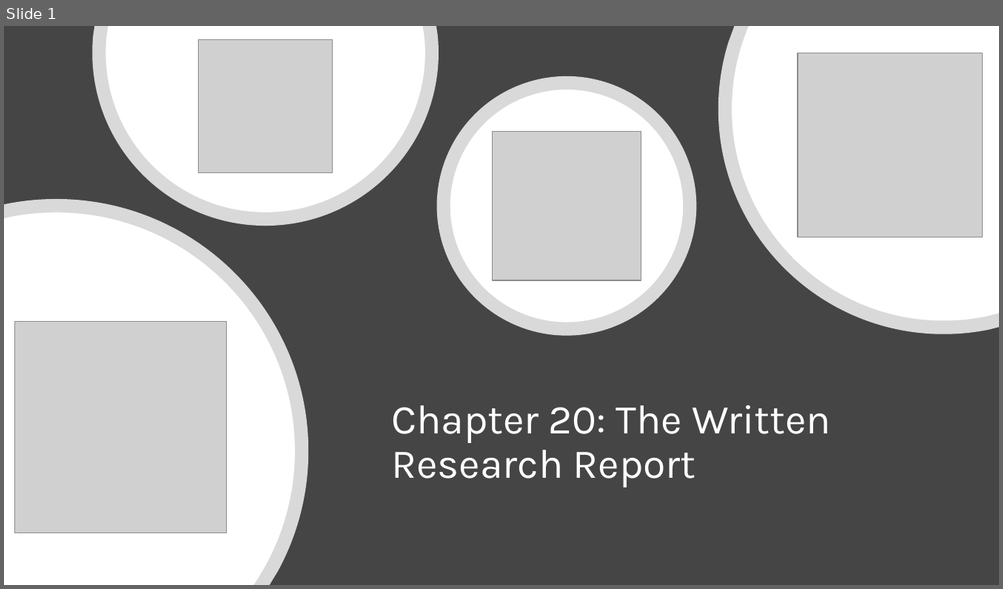
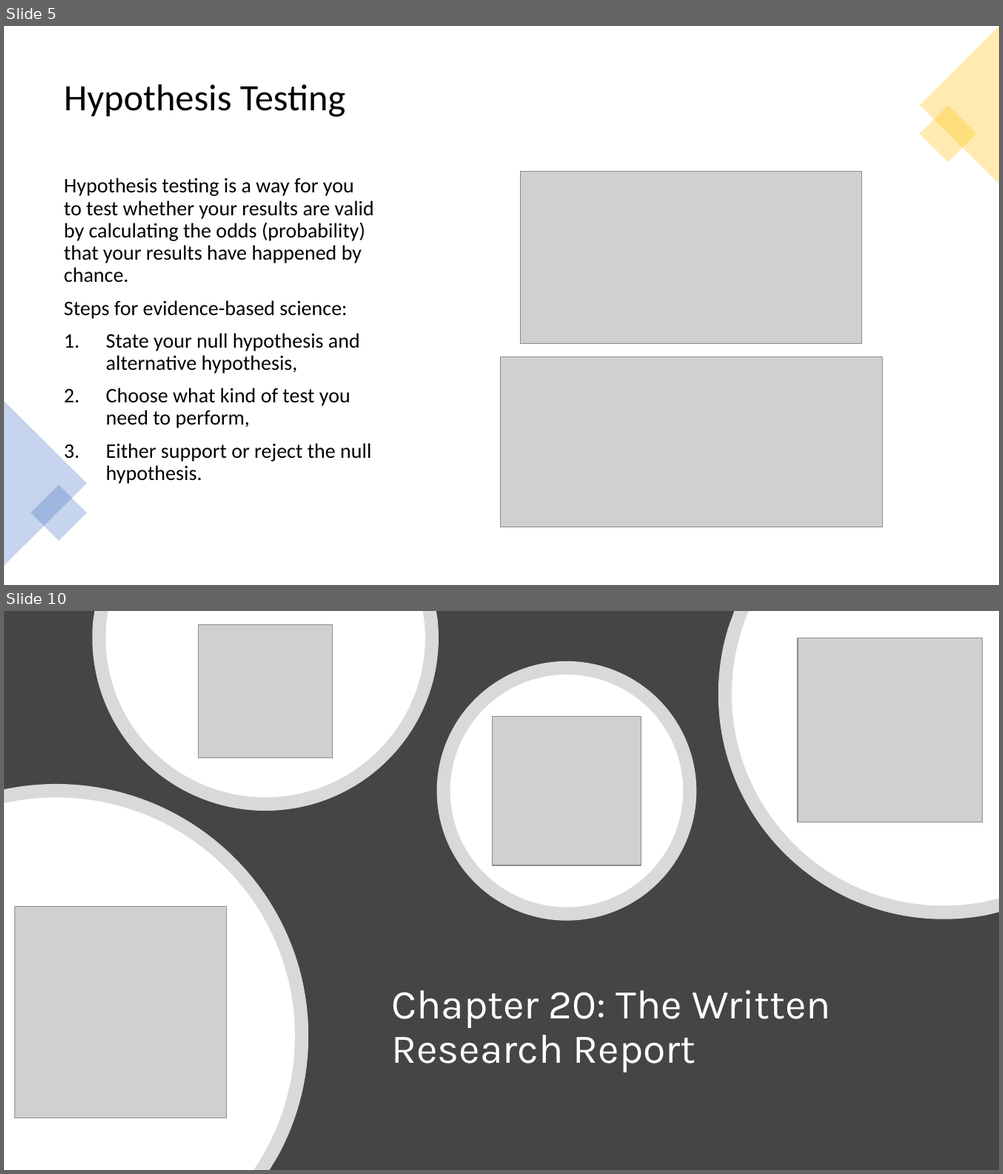
Before and after one commit to mikenguyen13/mar4050, a slide deck: lectures/10/2_Research Presentation.pptx. Shown one above the other, each under a label of ours: slide 1 before the commit, slides 5 and 10 after it; the slides between them are not shown. The pictures are 1003x589 and 1003x1174 pixels, drawn with LibreOffice and Linux fonts; fonts in the diff are those of the drawing; grey boxes stand for pictures. Boxes give left, top, right and bottom in pixels: in the first picture for what was removed or moved away, otherwise in the second. Text is boxed around its words. In the diff, an @@ line names an element or a change of style, - is before the commit and + after.

```diff
--- a/lectures/10/2_Research Presentation.pptx
+++ b/lectures/10/2_Research Presentation.pptx
@@ slide 5 added at (4, 26, 999, 585), background #FFFFFF @@
@@ triangle added at (919, 26, 999, 184), fill #FFC000 at 30% opacity @@
@@ title added at (64, 84, 345, 117), 36 pt, text #000000 @@
+Hypothesis Testing
@@ rectangle added at (919, 106, 976, 163), fill #FFC000 at 30% opacity @@
@@ text added at (64, 178, 374, 484), 20 pt, text #000000 @@
+Hypothesis testing is a way for you to test whether your results are valid by calculating the odds (probability) that your results have happened by chance.
+Steps for evidence-based science:
+1. State your null hypothesis and alternative hypothesis,
+2. Choose what kind of test you need to perform,
+3. Either support or reject the null hypothesis.
@@ picture added at (521, 172, 861, 344) @@
@@ picture added at (500, 358, 882, 528) @@
@@ triangle added at (4, 401, 87, 566), fill #4472C4 at 30% opacity @@
@@ rectangle added at (31, 485, 87, 541), fill #4472C4 at 30% opacity @@
@@ what was slide 1 is now slide 10 @@
```
Also in this commit, not shown: 3 slides changed, 9 other slides added, 9 other files.
